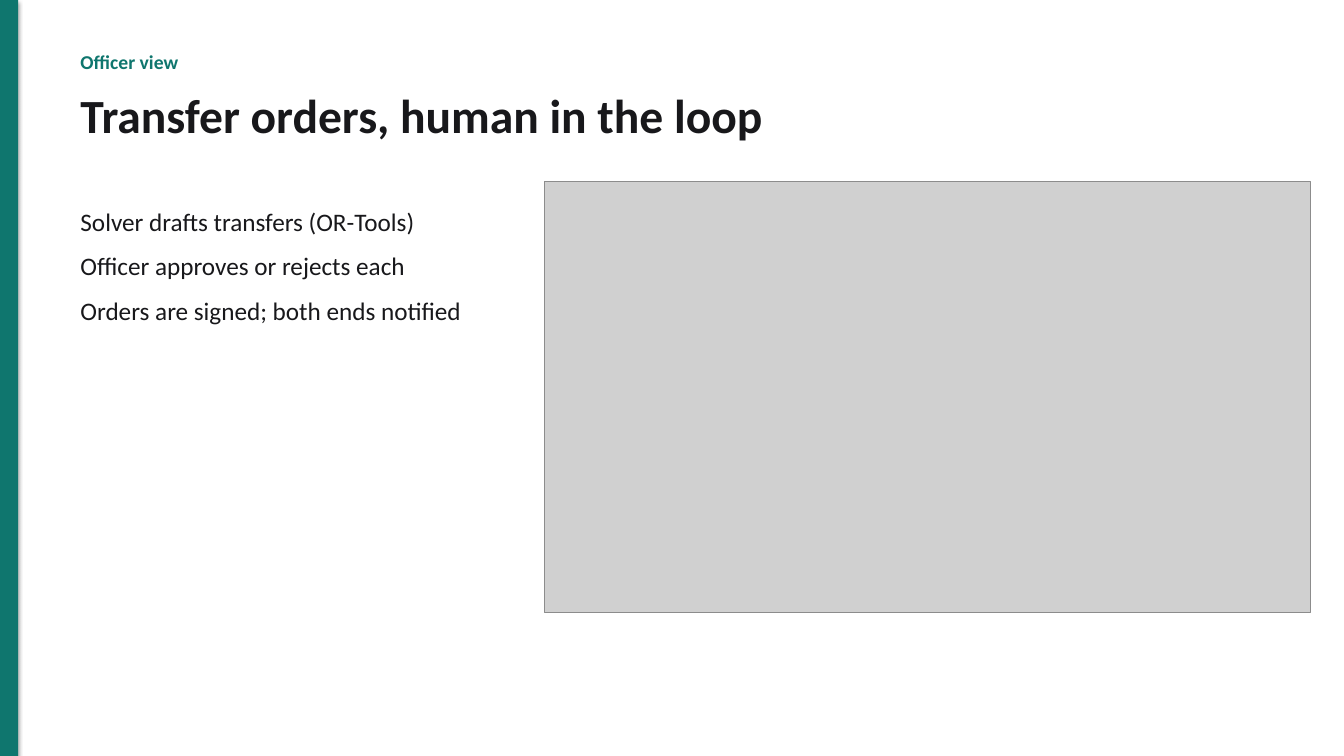
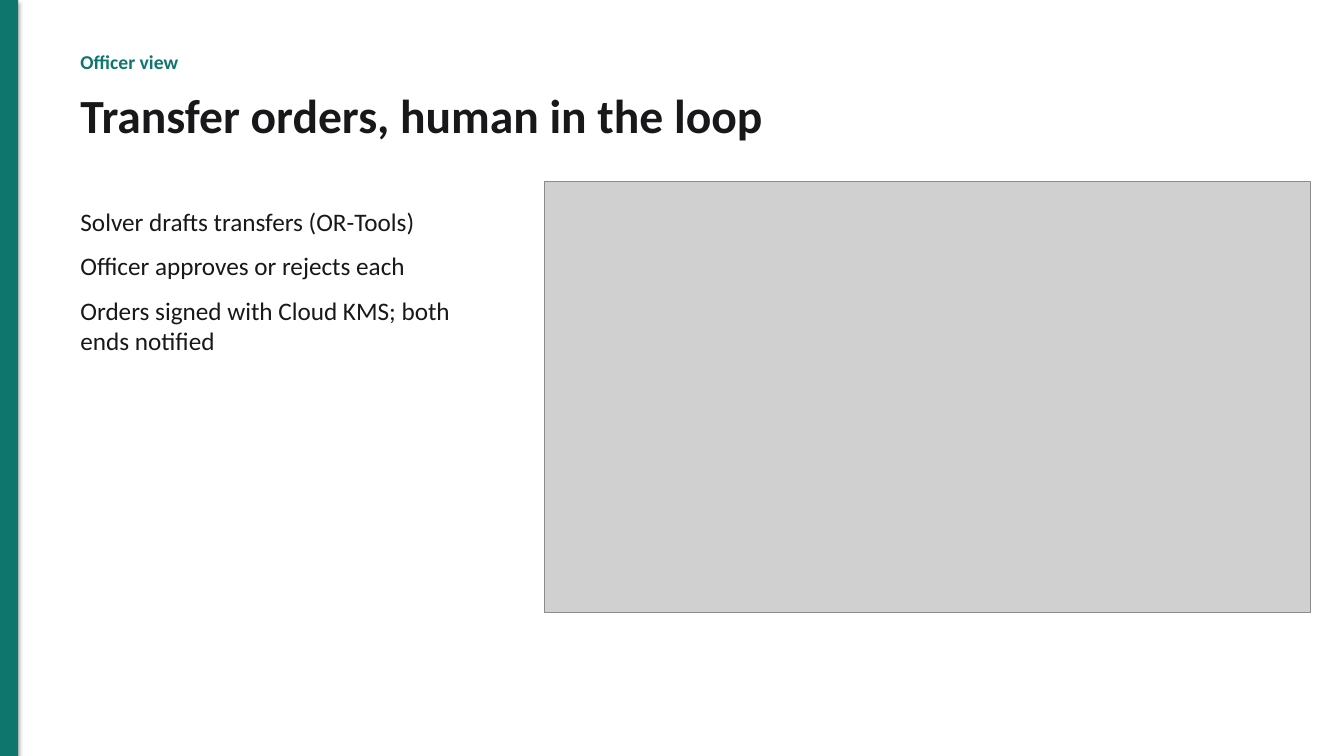
Before and after one commit to akshat333-debug/AushadhiNet, a slide deck: slide 6 of docs/pitch/AushadhiNet-pitch.pptx. Drawn at 1344x756 pixels with LibreOffice and Linux fonts; fonts in the diff are those of the drawing; grey boxes stand for pictures. Boxes give left, top, right and bottom in pixels: in the first picture for what was removed or moved away, otherwise in the second. Text is boxed around its words. In the diff, an @@ line names an element or a change of style, - is before the commit and + after.

```diff
--- a/docs/pitch/AushadhiNet-pitch.pptx
+++ b/docs/pitch/AushadhiNet-pitch.pptx
@@ text at (80, 302, 450, 350): text changed @@
-Orders are signed; both ends notified
+Orders signed with Cloud KMS; both ends notified
```
Also in this commit, not shown: 5 other slides changed, 3 other files.
